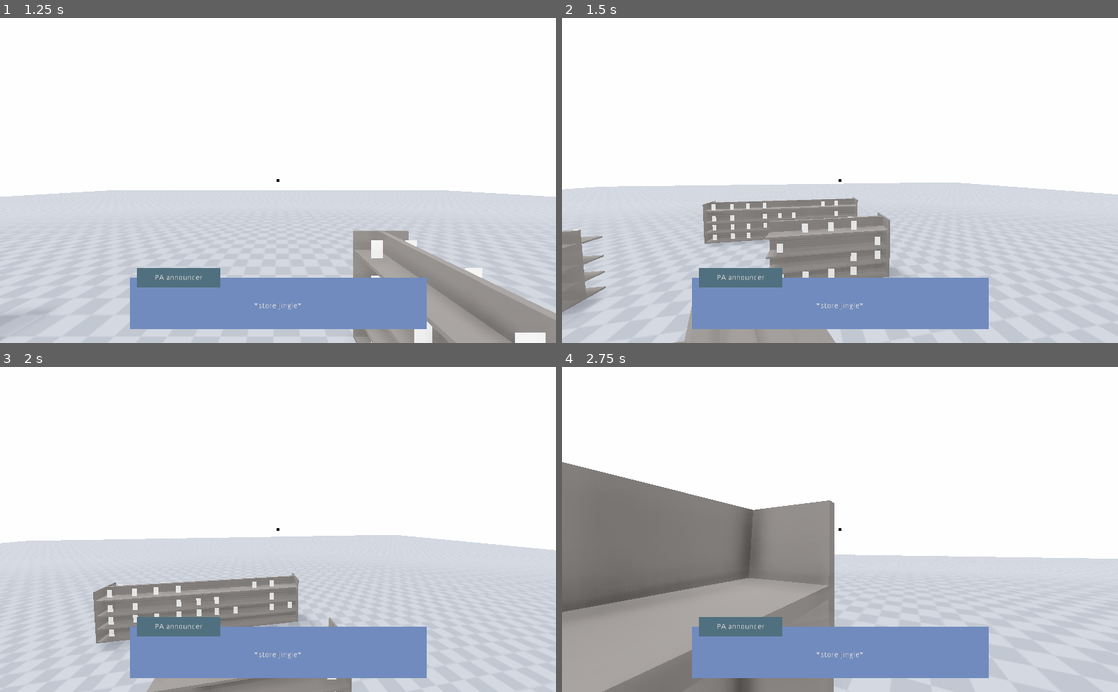
Above: before the commit, frames 1-4 (two rows, left to right).
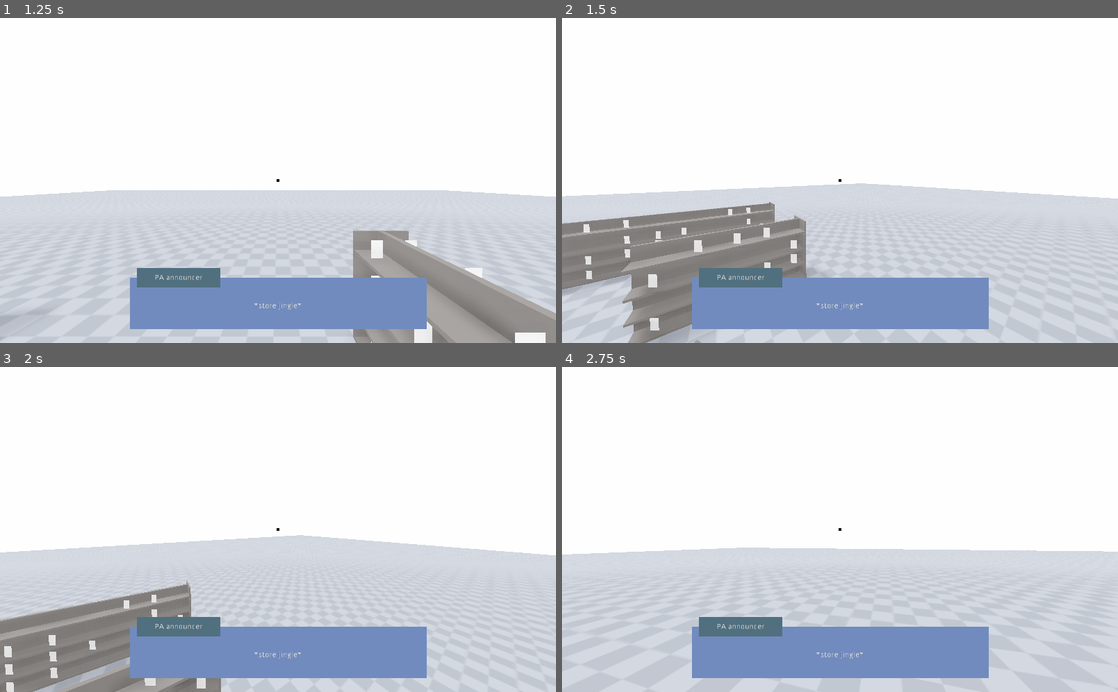
Above: after the commit, the same moments.

Repository: Eptwalabha/ld50
Game: Godot game, scene res://scenes/Level.tscn
The game is run twice, just before and just after one commit, with the same random seed, the same clock (stepped at 60 frames per second) and the same inputs.
Inputs (mouse positions are in pixels of both pictures, inside the frame that each line leads up to):
- Up to frame 1 (1.25 s): tap Enter (ui_accept) at 0.5 s; move the mouse to (305, 180) at 0.52 s; hold Up (move_forward) from 0.53 s (still down); hold E (context_action) from 0.53 s (still down); click (305, 180) at 0.67 s; tap Space (move_jump) at 0.77 s
- Up to frame 2 (1.5 s): keep holding Up (move_forward); move the mouse to (812, 180) at 1.27 s; release E (context_action) at 1.28 s; tap E (context_action) at 1.35 s; click (812, 180) at 1.42 s
- Up to frame 3 (2 s): keep holding Up (move_forward); tap Space (move_jump) at 1.52 s
- Up to frame 4 (2.75 s): keep holding Up (move_forward); move the mouse to (851, 523) at 2.02 s; hold E (context_action) from 2.03 s (still down); click (851, 523) at 2.17 s

Frame 1 is identical in both runs. In frame 2, 15% of the frame differs, in the area x 0-100%, y 50-100%; in frame 3, 12%; in frame 4, 27%, in the area x 0-100%, y 29-100%.

Commit message:
settings

Diff:
--- a/project.godot
+++ b/project.godot
@@ -119,7 +119,7 @@
 "language": "GDScript",
 "path": "res://scenes/ui/menu/core/form/item/UIMenuFormItem.gd"
 }, {
-"base": "Reference",
+"base": "UIMenuFormItem",
 "class": "UIMenuFormSelect",
 "language": "GDScript",
 "path": "res://scenes/ui/menu/core/form/item/UIMenuFormSelect.gd"
@@ -139,7 +139,7 @@
 "language": "GDScript",
 "path": "res://scenes/ui/menu/core/form/item/custom/UIMenuFormSliderVolume.gd"
 }, {
-"base": "Reference",
+"base": "UIMenuBaseSelect",
 "class": "UIMenuSelect",
 "language": "GDScript",
 "path": "res://scenes/ui/menu/core/form/input/UIMenuSelect.gd"
--- a/scenes/autoload.gd
+++ b/scenes/autoload.gd
@@ -98,23 +98,23 @@
 	return config
 
 func apply_config(config: GameConfig) -> void:
-	set_fullscreen(config.data['fullscreen'])
+	OS.window_fullscreen = config.data['fullscreen']
 	set_screen_resolution(config.data['screen_resolution'])
 	set_bus_volume('Master', config.data['bus_master'])
 	set_bus_volume('Music', config.data['bus_music'])
 	set_bus_volume('Sfx', config.data['bus_sfx'])
-	set_crosshair_visibility(config.data['crosshair_visible'])
-	set_player_fov(config.data['player_fov'])
+	CROSSHAIR_VISIBLE = config.data['crosshair_visible']
+	PLAYER_FOV = config.data['player_fov']
 	set_vsync(config.data['vsync_on'])
 	set_language(config.data['language'])
-	set_mouse_sensitivity(config.data['mouse_sensitivity'])
-	set_mouse_invert_y(config.data['mouse_invert_y'])
+	MOUSE_SENSITIVITY = config.data['mouse_sensitivity']
+	MOUSE_INVERT_Y = config.data['mouse_invert_y']
 
 func get_config() -> GameConfig:
 	var config : GameConfig = GameConfig.new()
 	config.version = ProjectSettings.get("application/config/version")
 	config.data = {
-		'fullscreen': ProjectSettings.get("display/window/size/fullscreen"),
+		'fullscreen': OS.window_fullscreen,
 		'screen_resolution': Vector2(ProjectSettings.get("display/window/size/width"), ProjectSettings.get("display/window/size/height")),
 		'bus_master': get_volume_percent('Master'),
 		'bus_music': get_volume_percent('Music'),
@@ -165,16 +165,31 @@
 func set_mouse_sensitivity(value: float) -> void:
 	MOUSE_SENSITIVITY = lerp(MOUSE_SENSITIVITY_MIN, MOUSE_SENSITIVITY_MAX, value)
 
+func get_mouse_sensitivity_value() -> float:
+	return inverse_lerp(MOUSE_SENSITIVITY_MIN, MOUSE_SENSITIVITY_MAX, MOUSE_SENSITIVITY)
+
 func set_mouse_invert_y(inverted: bool) -> void:
 	MOUSE_INVERT_Y = inverted
+
+func get_mouse_invert_y_value() -> String:
+	return "true" if MOUSE_INVERT_Y else "false"
 
 func set_crosshair_visibility(visible: bool) -> void:
 	CROSSHAIR_VISIBLE = visible
 	emit_signal("crosshair_visibility_changed", visible)
 
+func get_crosshair_visibility_value() -> String:
+	return "true" if CROSSHAIR_VISIBLE else "false"
+
 func set_player_fov(value: float) -> void:
 	PLAYER_FOV = lerp(FOV_MIN, FOV_MAX, value)
 	emit_signal("fov_changed", PLAYER_FOV)
 
+func get_player_fov_value() -> float:
+	return inverse_lerp(FOV_MIN, FOV_MAX, PLAYER_FOV)
+
 func set_vsync(use_vsync: bool) -> void:
 	OS.vsync_enabled = use_vsync
+
+func get_vsync_value() -> String:
+	return "true" if OS.vsync_enabled else "false"
--- a/scenes/ui/menu/core/form/input/UIMenuSelect.gd
+++ b/scenes/ui/menu/core/form/input/UIMenuSelect.gd
@@ -12,6 +12,11 @@
 		label.text = choices[current_choice]
 	else:
 		queue_free()
+
+func set_value(value) -> void:
+	for i in range(len(choices)):
+		if choices[i] == value:
+			set_choice(i)
 
 func set_choice(value) -> void:
 	current_choice = int(clamp(value, 0.0, len(choices)))
--- a/scenes/ui/menu/menus/panels/SettingsMouseKeyboard.gd
+++ b/scenes/ui/menu/menus/panels/SettingsMouseKeyboard.gd
@@ -1,6 +1,8 @@
 extends GameSubMenuPanel
 
-
+func _ready() -> void:
+	$Mouse/Mouse/Sensitivity.set_value(Data.get_mouse_sensitivity_value())
+	$Mouse/Mouse/InvertY.set_value(Data.get_mouse_invert_y_value())
 
 func _on_Sensitivity_value_changed(value) -> void:
 	Data.set_mouse_sensitivity(value)
--- a/scenes/ui/menu/menus/panels/SettingsMouseKeyboard.tscn
+++ b/scenes/ui/menu/menus/panels/SettingsMouseKeyboard.tscn
@@ -7,7 +7,7 @@
 [ext_resource path="res://scenes/ui/menu/core/form/keymapping/KeyRemapper.tscn" type="PackedScene" id=5]
 [ext_resource path="res://scenes/ui/menu/menus/panels/SettingsMouseKeyboard.gd" type="Script" id=6]
 
-[node name="SettingsVideo" instance=ExtResource( 1 )]
+[node name="SettingsMouseKeyboard" instance=ExtResource( 1 )]
 script = ExtResource( 6 )
 
 [node name="Mouse" type="VBoxContainer" parent="." index="0"]
--- a/scenes/ui/menu/menus/panels/SettingsVideo.gd
+++ b/scenes/ui/menu/menus/panels/SettingsVideo.gd
@@ -4,6 +4,12 @@
 onready var resolutions : UIMenuFormSelect = $Video/Items/Resolutions
 
 func _ready() -> void:
+	var conf = Data.current_config.data
+	$Game/Items/Language.set_value(conf['language'])
+	$Game/Items/Crosshair.set_value("true" if conf['crosshair_visible'] else "false")
+	$Video/Items/Fullscreen.set_value("true" if conf['fullscreen'] else "false")
+	$Video/Items/FoV.set_value(Data.get_player_fov_value())
+	$Video/Items/Vsync.set_value(Data.get_vsync_value())
 	set_resolutions("16:9")
 
 func set_resolutions(ratio: String) -> void:
--- a/scenes/ui/menu/menus/panels/SettingsVolume.gd
+++ b/scenes/ui/menu/menus/panels/SettingsVolume.gd
@@ -1,6 +1,10 @@
 class_name SettingsVolume
 extends GameSubMenuPanel
 
+func _ready() -> void:
+	$VBoxContainer/Volumes/Master.set_value(Data.get_volume_percent('Master'))
+	$VBoxContainer/Volumes/Music.set_value(Data.get_volume_percent('Music'))
+	$VBoxContainer/Volumes/Sfx.set_value(Data.get_volume_percent('Sfx'))
 
 func _on_Master_value_changed(value) -> void:
 	Data.set_bus_volume("Master", value)
--- a/scenes/ui/menu/menus/panels/SettingsVolume.tscn
+++ b/scenes/ui/menu/menus/panels/SettingsVolume.tscn
@@ -26,15 +26,13 @@
 size_flags_horizontal = 3
 custom_constants/separation = 0
 
-[node name="Master" parent="VBoxContainer/Volumes" index="0" instance=ExtResource( 4 )]
-anchor_right = 0.0
+[node name="Master" parent="VBoxContainer/Volumes" index="0" groups=["input-line"] instance=ExtResource( 4 )]
 margin_right = 1024.0
 margin_bottom = 48.0
 rect_min_size = Vector2( 0, 48 )
 input_name = "bus_master"
 
-[node name="Music" parent="VBoxContainer/Volumes" index="1" instance=ExtResource( 4 )]
-anchor_right = 0.0
+[node name="Music" parent="VBoxContainer/Volumes" index="1" groups=["input-line"] instance=ExtResource( 4 )]
 margin_top = 48.0
 margin_right = 1024.0
 margin_bottom = 96.0
@@ -42,8 +40,7 @@
 input_name = "bus_music"
 bus_name = "Music"
 
-[node name="Sfx" parent="VBoxContainer/Volumes" index="2" instance=ExtResource( 4 )]
-anchor_right = 0.0
+[node name="Sfx" parent="VBoxContainer/Volumes" index="2" groups=["input-line"] instance=ExtResource( 4 )]
 margin_top = 96.0
 margin_right = 1024.0
 margin_bottom = 144.0
